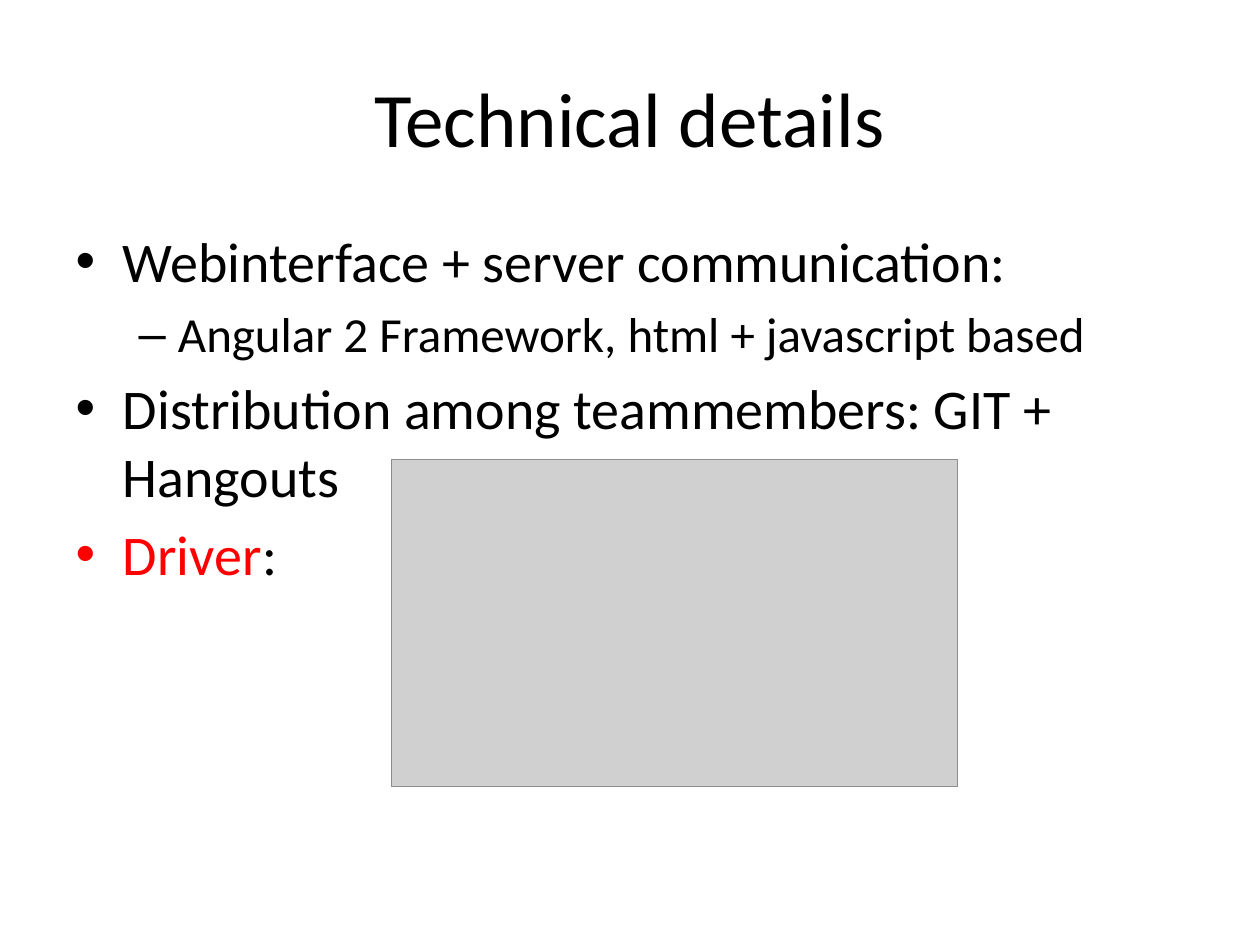
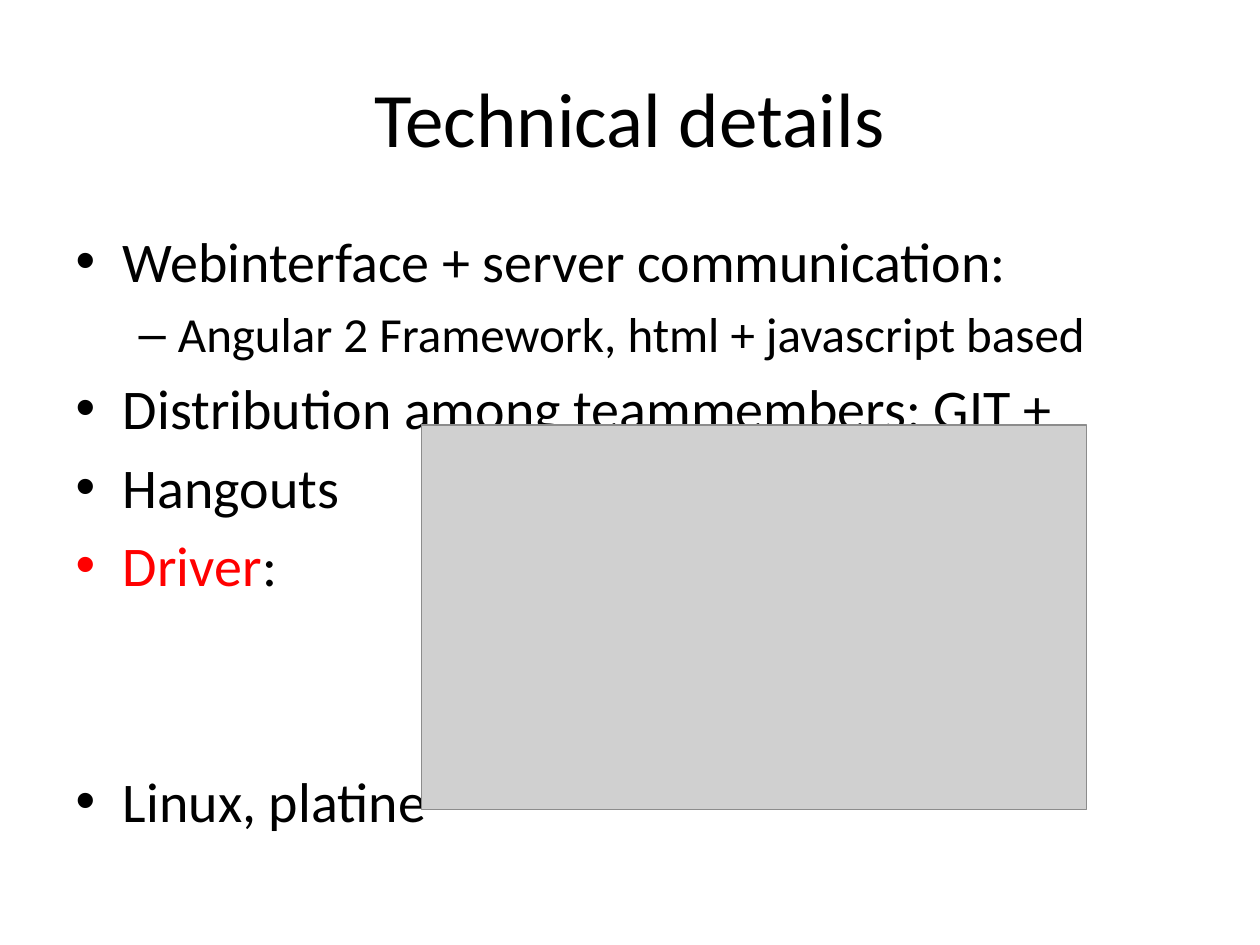
Before and after one commit to Thomas-Sparber/tDisk, a slide deck: slide 5 of documentation/presentation andy.pptx. Drawn at 1260x945 pixels with LibreOffice and Linux fonts; fonts in the diff are those of the drawing; grey boxes stand for pictures. Boxes give left, top, right and bottom in pixels: in the first picture for what was removed or moved away, otherwise in the second. Text is boxed around its words. In the diff, an @@ line names an element or a change of style, - is before the commit and + after.

```diff
--- a/documentation/presentation andy.pptx
+++ b/documentation/presentation andy.pptx
@@ text at bbox=[123, 390, 1011, 518]: text changed @@
-• Distribution among teammembers: GIT + Hangouts
+• Distribution among teammembers: GIT +
+• Hangouts
@@ picture: place and size @@
-picture at bbox=[392, 460, 958, 788]
+picture at bbox=[422, 425, 1087, 809]
@@ text at bbox=[123, 775, 426, 831]: paragraph added @@
+• Linux, platine
```
Also in this commit, not shown: 1 other slide changed, 3 slides added, 1 other file.
